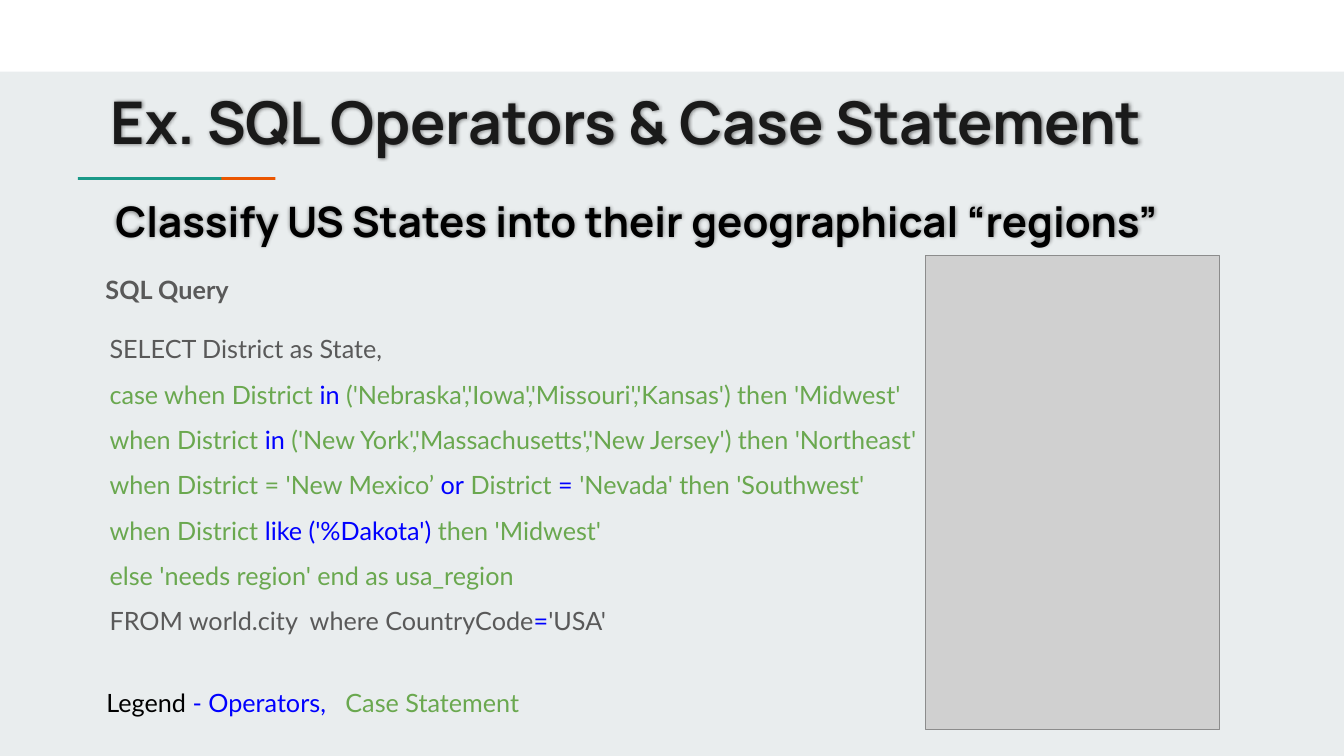
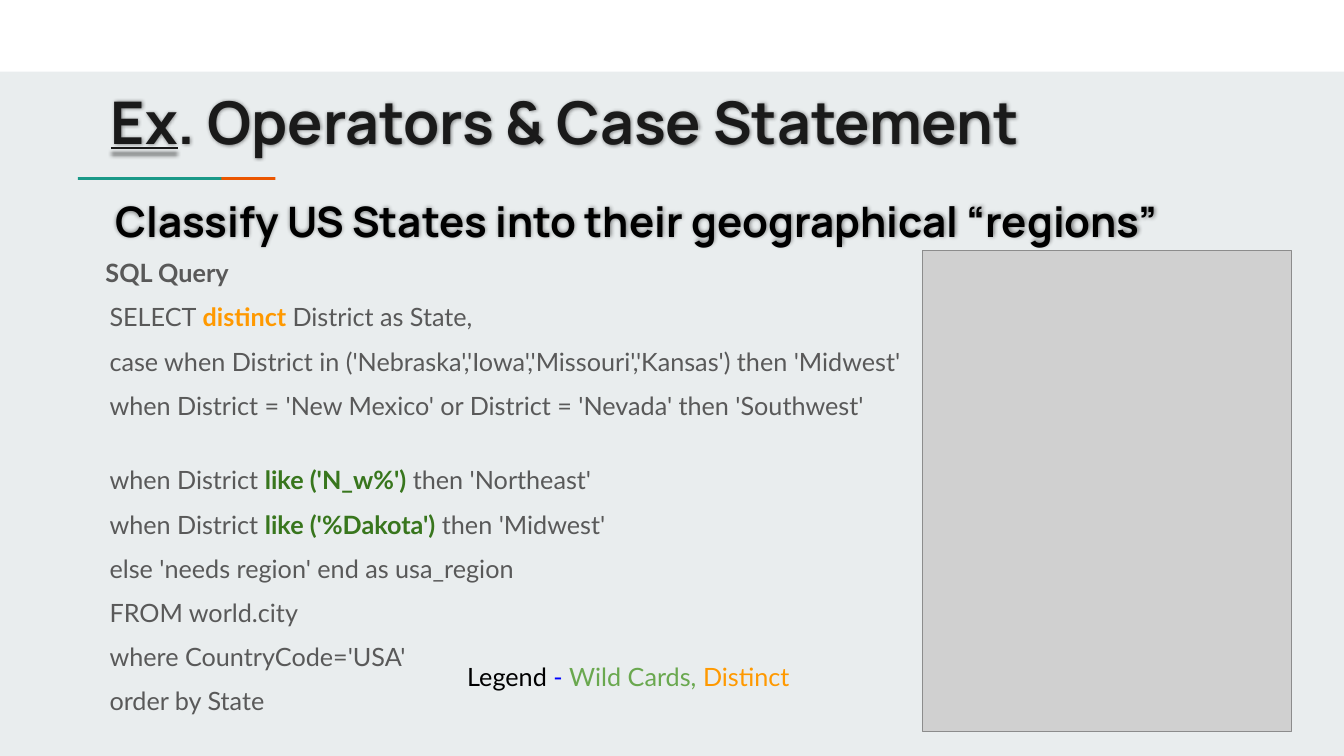
Before and after one commit to jbergmann56/OSDA-DataManipulationAndManagement, a slide deck: slide 7 of Lectures/Cleaning Data Using SQL (5).pptx (slide 4 before the commit). Drawn at 1344x756 pixels with LibreOffice and Linux fonts; fonts in the diff are those of the drawing; grey boxes stand for pictures. Boxes give left, top, right and bottom in pixels: in the first picture for what was removed or moved away, otherwise in the second. Text is boxed around its words. In the diff, an @@ line names an element or a change of style, - is before the commit and + after.

```diff
--- a/Lectures/Cleaning Data Using SQL (5).pptx
+++ b/Lectures/Cleaning Data Using SQL (5).pptx
@@ title at [111,100,1019,160]: text changed @@
-Ex. SQL Operators & Case Statement
+Ex. Operators & Case Statement
@@ text "SQL Query": place and size @@
-text "SQL Query" at [105,280,916,635]
+text "SQL Query" at [105,263,900,715]
@@ picture: place and size @@
-picture at [926,255,1220,729]
+picture at [924,251,1292,732]
@@ text at [110,307,900,715]: text changed; text colour #6AA84F to #595959 @@
-SELECT District as State,
-case when District in ('Nebraska','Iowa','Missouri','Kansas') then 'Midwest'
-when District in ('New York','Massachusetts','New Jersey') then 'Northeast'
-when District = 'New Mexico’ or District = 'Nevada' then 'Southwest'
-when District like ('%Dakota') then 'Midwest'
-else 'needs region' end as usa_region
-FROM world.city where CountryCode='USA'
+SELECT distinct District as State,
+case when District in ('Nebraska','Iowa','Missouri','Kansas') then 'Midwest'
+when District = 'New Mexico' or District = 'Nevada' then 'Southwest'
+when District like ('N_w%') then 'Northeast'
+when District like ('%Dakota') then 'Midwest'
+else 'needs region' end as usa_region
+FROM world.city
+where CountryCode='USA'
+order by State
@@ text added at [467,667,789,690], 18 pt, text #6AA84F @@
+Legend - Wild Cards, Distinct
@@ text removed at [106,693,519,716] @@
-Legend - Operators, Case Statement
```
Also in this commit, not shown: 3 other slides changed, 10 slides added, 3 slides removed, 9 other files.
